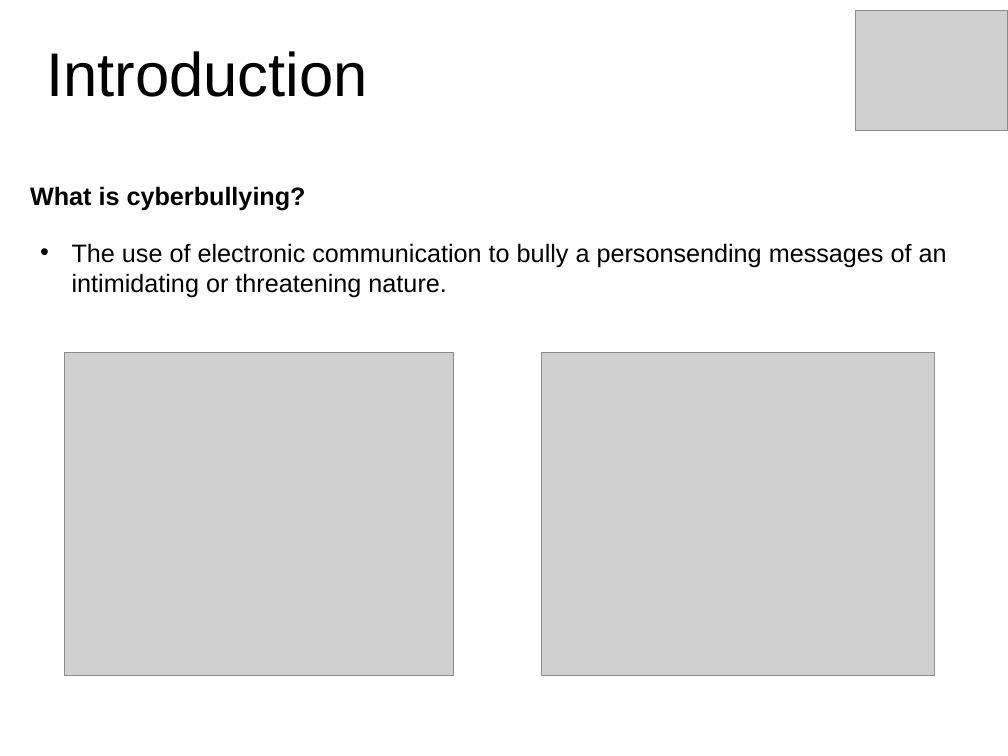
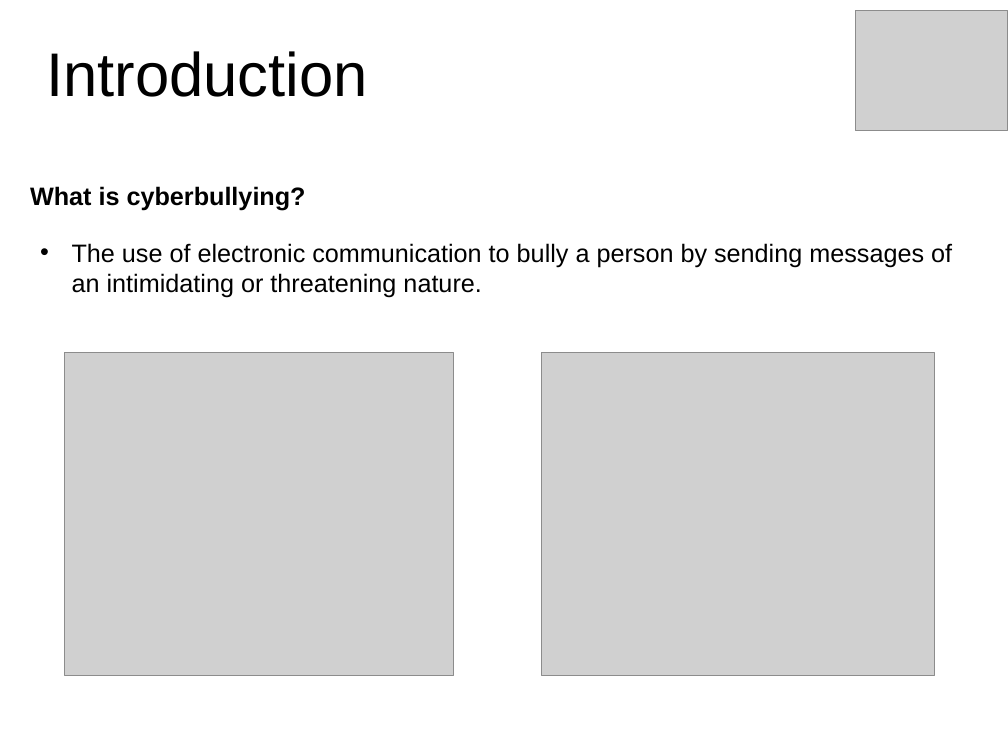
Before and after one commit to DevJohnIbrahim/SSM-GP, a slide deck: slide 2 of Seminar.pptx. Drawn at 1008x756 pixels with LibreOffice and Linux fonts; fonts in the diff are those of the drawing; grey boxes stand for pictures. Boxes give left, top, right and bottom in pixels: in the first picture for what was removed or moved away, otherwise in the second. Text is boxed around its words. In the diff, an @@ line names an element or a change of style, - is before the commit and + after.

```diff
--- a/Seminar.pptx
+++ b/Seminar.pptx
@@ text at (72,243,952,298): text changed @@
-• The use of electronic communication to bully a personsending messages of an intimidating or threatening nature.
+• The use of electronic communication to bully a person by sending messages of an intimidating or threatening nature.
```
Also in this commit, not shown: 3 other slides changed, 1 other file.
